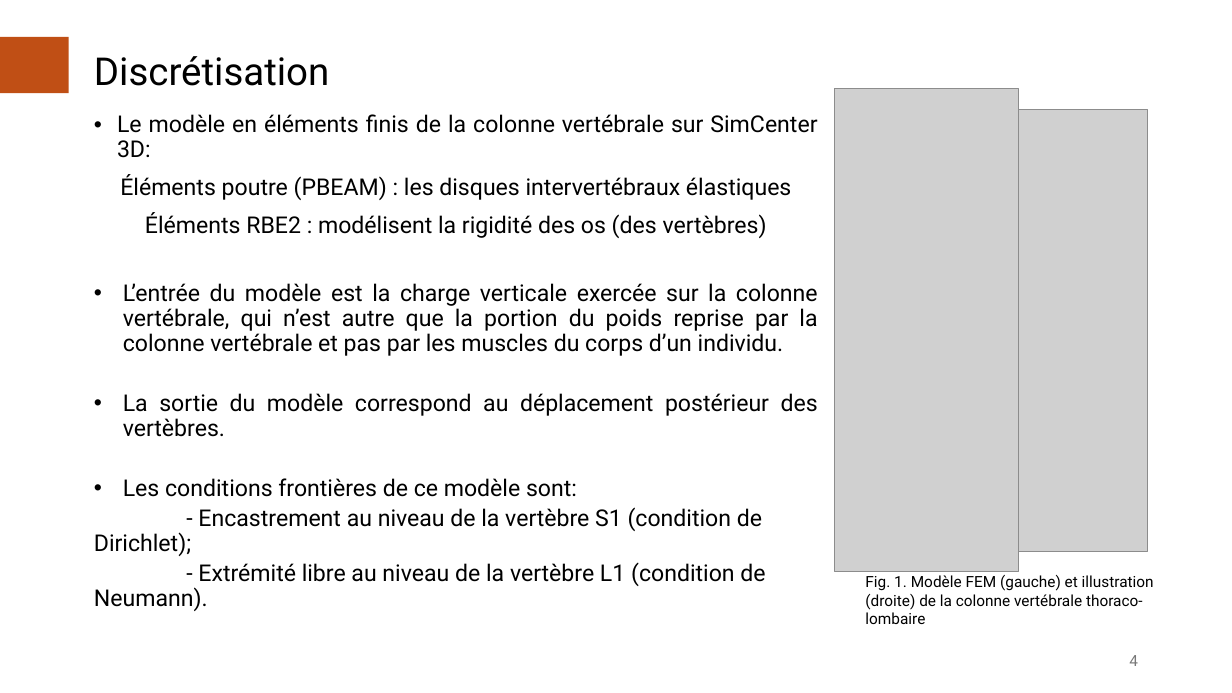
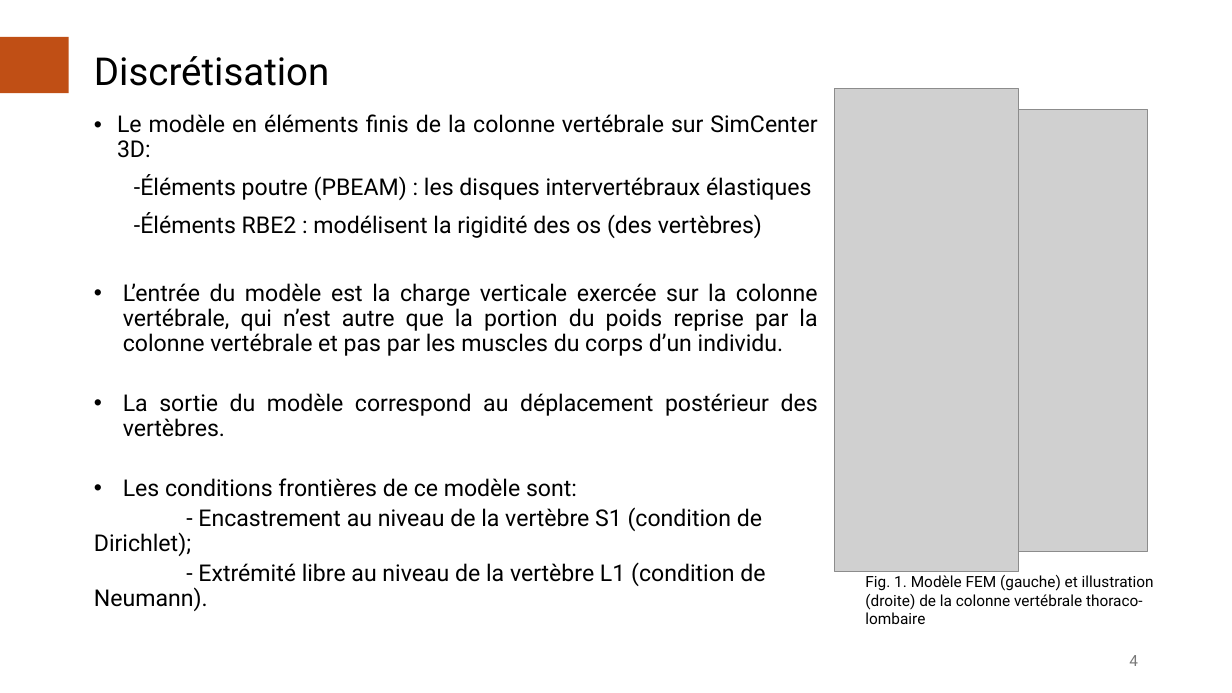
Before and after one commit to AcileSf/MEC8211ProjetFinal, a slide deck: slide 4 of Presentation_Projet.pptx. Drawn at 1232x693 pixels with LibreOffice and Linux fonts; fonts in the diff are those of the drawing; grey boxes stand for pictures. Boxes give left, top, right and bottom in pixels: in the first picture for what was removed or moved away, otherwise in the second. Text is boxed around its words. In the diff, an @@ line names an element or a change of style, - is before the commit and + after.

Commit message:
Update presentation

```diff
--- a/Presentation_Projet.pptx
+++ b/Presentation_Projet.pptx
@@ text at (134,174,811,238): text changed @@
-Éléments poutre (PBEAM) : les disques intervertébraux élastiques
-Éléments RBE2 : modélisent la rigidité des os (des vertèbres)
+-Éléments poutre (PBEAM) : les disques intervertébraux élastiques
+-Éléments RBE2 : modélisent la rigidité des os (des vertèbres)
```
Also in this commit, not shown: 2 other slides changed, 1 other file.
